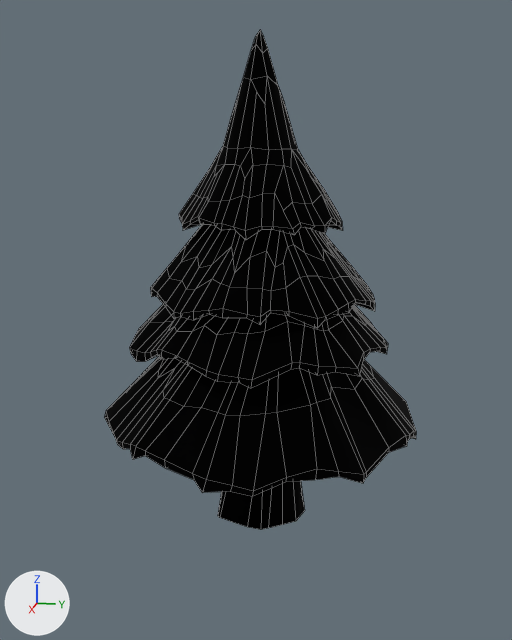
A saved change to the FBX model Unity Bundle/Assets/BeatLeader/6_Geometry/ChrsitmasTree_LowPoly.fbx.
The view is the same before and after, from a 50 mm lens placed at (2.82, 0.55, 1.56), pointed at (0.06, 0.0, 0.87). Arrows for +X, +Y and +Z are at lower left; the lights stay in place. Mesh edges are drawn as thin lines. Where no turn or scale is listed for an object, it has been applied to the vertices. Vertices at the same position are counted once.

Objects in the first picture: 'Tree'.
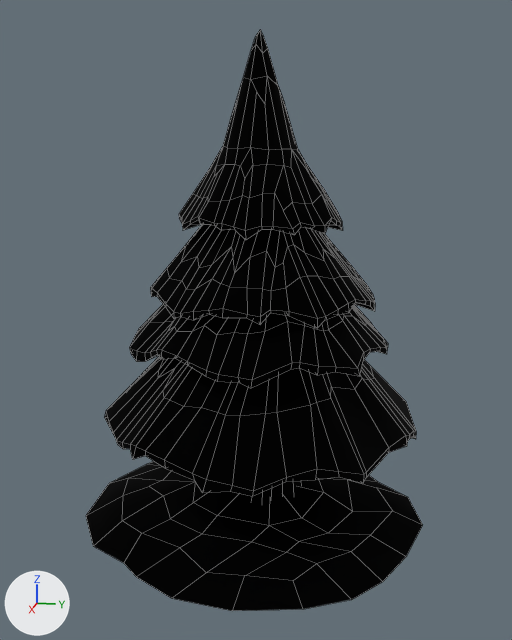
The newer file is also turned or shifted as a whole; pictures and numbers use the older file's frame.

Pixel boxes (x1, y1, x2, y2) of what changed, in the pictures (512 x 640 px):
'Tree', reshaped (8% wider, 16% taller)
    before: (104, 30, 416, 530)
    after: (86, 30, 423, 611)
part 1 of me_plane_029, added (black)
    after: (86, 461, 423, 611)

Edits to the bpy script that builds the scene:
```text
Change me_plane_029:
    used by ob_tree; location = (0.0, 0.0, 0.0)
    remove me_plane_029.from_pydata(...)  # 876 vertices, 866 faces; spans x -0.65..0.66, y -0.66..0.66, z 0.0..1.98
    add me_plane_029.from_pydata(...)  # 949 vertices, 924 faces; spans x -0.66..0.73, y -0.75..0.71, z 0.0..1.98
    me_plane_029 part 1: a new loose piece of 73 vertices spanning x -0.66..0.73, y -0.75..0.71, z 0.0..0.2, in mat_pine_leaves (black #000000)
```
